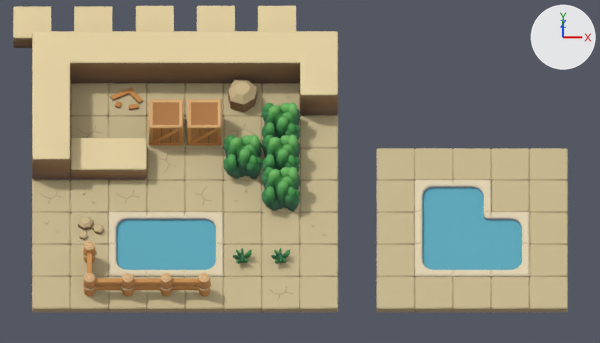
Renders of the Blender file Assets/Game/Shared/Kits/canyon/canyon_kit.blend from each side of a commit.
Both versions are drawn from the file's camera 'KitPreviewCam'. Lighting does not change. The marker at upper right points along +X, +Y and +Z. The picture after the commit comes second.

In view in the first picture: 'bush_1x1_5_4', 'bush_1x1_6_3', 'bush_1x1_6_4', 'bush_1x1_6_5', 'crate_4_5', 'sand_tile_13_0', 'sand_tile_13_2', 'sand_tile_pebbles_0_2', 'wall_end_0_4', 'wall_end_7_6', 'wall_straight_1_7', 'wall_straight_2_7', 'wall_straight_3_7', 'wall_straight_4_7', 'wall_straight_5_7', 'wall_straight_6_7' and 102 more.
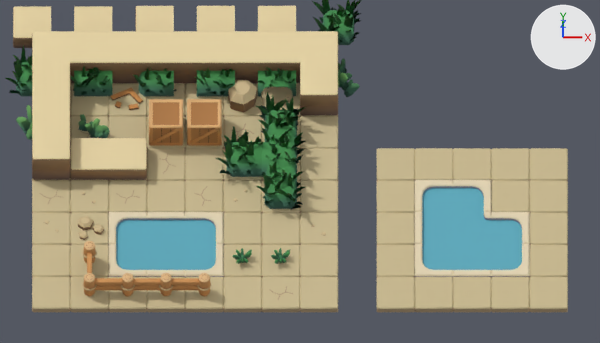
Where the change shows, as pixel boxes (x1, y1, x2, y2) in the pictures (600 x 343 px):
'grass_end_5_4', added (green)
    after: (216, 126, 264, 177)
'bush_1x1_6_3', deleted (green)
    before: (262, 166, 300, 212)
'bush_1x1_5_4', deleted (green)
    before: (223, 134, 262, 179)
'grass_end_6_3', added (green)
    after: (256, 161, 305, 209)
'bush_1x1_6_4', reshaped, turned
    before: (262, 134, 300, 172)
    after: (262, 128, 305, 176)
'grass_pillar', added (green)
    after: (312, 0, 361, 45)
'bush_1x1_6_5', deleted (green)
    before: (262, 102, 300, 140)
'grass_end_6_5', added (green)
    after: (256, 92, 306, 140)
'grass_straight', added (green)
    after: (70, 67, 112, 96)
'grass_t', added (green)
    after: (195, 68, 235, 96)
'grass_corner', added (green)
    after: (133, 67, 177, 96)
'grass_end', added (green)
    after: (6, 45, 32, 96)
'grass_cross', added (green)
    after: (258, 67, 296, 99)
'shrub_c', added (green)
    after: (78, 114, 110, 138)
'shrub_a', added (green)
    after: (338, 58, 360, 97)
'shrub_b', added
    after: (16, 105, 32, 140)

Diff of the bpy script that builds the scene:
```diff
--- a/Assets/Game/Shared/Kits/canyon/canyon_kit.blend.py
+++ b/Assets/Game/Shared/Kits/canyon/canyon_kit.blend.py
@@ me_grass_t @@
+me_grass_t.from_pydata(...)  # 558 vertices, 464 faces; spans x -0.565..0.606, y -0.653..0.506, z 0.0..0.911
+me_grass_t.materials.append(mat_canyon_palette)  # picture img_canyon_palette
@@ ob_bush_1x1_5_4 @@
-ob_bush_1x1_5_4 = bpy.data.objects.new('bush_1x1_5_4', me_bush_1x1)
@@ ob_bush_1x1_6_4 @@
-ob_bush_1x1_6_4 = bpy.data.objects.new('bush_1x1_6_4', me_bush_1x1)
+ob_bush_1x1_6_4 = bpy.data.objects.new('bush_1x1_6_4', me_grass_t)
 ob_bush_1x1_6_4.location = (6.5, -10.5, 0.0)
+ob_bush_1x1_6_4.rotation_euler = (0.0, 0.0, 1.571)  # degrees (0, 0, 90)
@@ ob_bush_1x1_6_5 @@
-ob_bush_1x1_6_5 = bpy.data.objects.new('bush_1x1_6_5', me_bush_1x1)
@@ ob_bush_1x1_6_3 @@
-ob_bush_1x1_6_3 = bpy.data.objects.new('bush_1x1_6_3', me_bush_1x1)
@@ ob_grass_end_6_5 @@
+ob_grass_end_6_5 = bpy.data.objects.new('grass_end_6_5', me_grass_end)  # 784 vertices, 665 faces; spans x -0.715..0.563, y -0.663..0.664, z 0.0..0.942; in mat_canyon_palette (picture img_canyon_palette)
+ob_grass_end_6_5.location = (6.5, -9.5, 0.0)
+ob_grass_end_6_5.rotation_euler = (0.0, 0.0, 4.712)  # degrees (0, 0, 270)
@@ ob_grass_end_6_3 @@
+ob_grass_end_6_3 = bpy.data.objects.new('grass_end_6_3', me_grass_end)  # 784 vertices, 665 faces; spans x -0.715..0.563, y -0.663..0.664, z 0.0..0.942; in mat_canyon_palette (picture img_canyon_palette)
+ob_grass_end_6_3.location = (6.5, -11.5, 0.0)
+ob_grass_end_6_3.rotation_euler = (0.0, 0.0, 1.571)  # degrees (0, 0, 90)
@@ ob_grass_end_5_4 @@
+ob_grass_end_5_4 = bpy.data.objects.new('grass_end_5_4', me_grass_end)  # 784 vertices, 665 faces; spans x -0.715..0.563, y -0.663..0.664, z 0.0..0.942; in mat_canyon_palette (picture img_canyon_palette)
+ob_grass_end_5_4.location = (5.5, -10.5, 0.0)
@@ ob_shrub_c @@
+ob_shrub_c = bpy.data.objects.new('shrub_c', me_shrub_c)  # 522 vertices, 486 faces; spans x -0.394..0.434, y -0.231..0.44, z -0.076..0.596; in mat_canyon_palette (picture img_canyon_palette)
+ob_shrub_c.location = (1.6, -9.6, 0.0)
@@ ob_shrub_b @@
+ob_shrub_b = bpy.data.objects.new('shrub_b', me_shrub_b)  # 660 vertices, 612 faces; spans x -0.422..0.659, y -0.58..0.464, z -0.13..0.879; in mat_canyon_palette (picture img_canyon_palette)
+ob_shrub_b.location = (0.0, -9.6, 0.0)
@@ ob_shrub_a @@
+ob_shrub_a = bpy.data.objects.new('shrub_a', me_shrub_a)  # 649 vertices, 604 faces; spans x -0.379..0.561, y -0.421..0.565, z -0.103..0.68; in mat_canyon_palette (picture img_canyon_palette)
+ob_shrub_a.location = (8.0, -8.0, 0.0)
@@ ob_grass_cross @@
+ob_grass_cross = bpy.data.objects.new('grass_cross', me_grass_cross)  # 564 vertices, 467 faces; spans x -0.513..0.564, y -0.606..0.625, z 0.0..0.971; in mat_canyon_palette (picture img_canyon_palette)
+ob_grass_cross.location = (6.4, -8.0, 0.0)
@@ ob_grass_t @@
+ob_grass_t = bpy.data.objects.new('grass_t', me_grass_t)
+ob_grass_t.location = (4.8, -8.0, 0.0)
@@ ob_grass_corner @@
+ob_grass_corner = bpy.data.objects.new('grass_corner', me_grass_corner)  # 663 vertices, 558 faces; spans x -0.576..0.596, y -0.571..0.564, z 0.0..0.93; in mat_canyon_palette (picture img_canyon_palette)
+ob_grass_corner.location = (3.2, -8.0, 0.0)
@@ ob_grass_straight @@
+ob_grass_straight = bpy.data.objects.new('grass_straight', me_grass_straight)  # 712 vertices, 601 faces; spans x -0.732..0.528, y -0.629..0.625, z 0.0..0.94; in mat_canyon_palette (picture img_canyon_palette)
+ob_grass_straight.location = (1.6, -8.0, 0.0)
@@ ob_grass_end @@
+ob_grass_end = bpy.data.objects.new('grass_end', me_grass_end)  # 784 vertices, 665 faces; spans x -0.715..0.563, y -0.663..0.664, z 0.0..0.942; in mat_canyon_palette (picture img_canyon_palette)
+ob_grass_end.location = (0.0, -8.0, 0.0)
@@ ob_grass_pillar @@
+ob_grass_pillar = bpy.data.objects.new('grass_pillar', me_grass_pillar)  # 792 vertices, 674 faces; spans x -0.689..0.625, y -0.528..0.63, z 0.0..0.937; in mat_canyon_palette (picture img_canyon_palette)
+ob_grass_pillar.location = (8.0, -6.4, 0.0)
```
